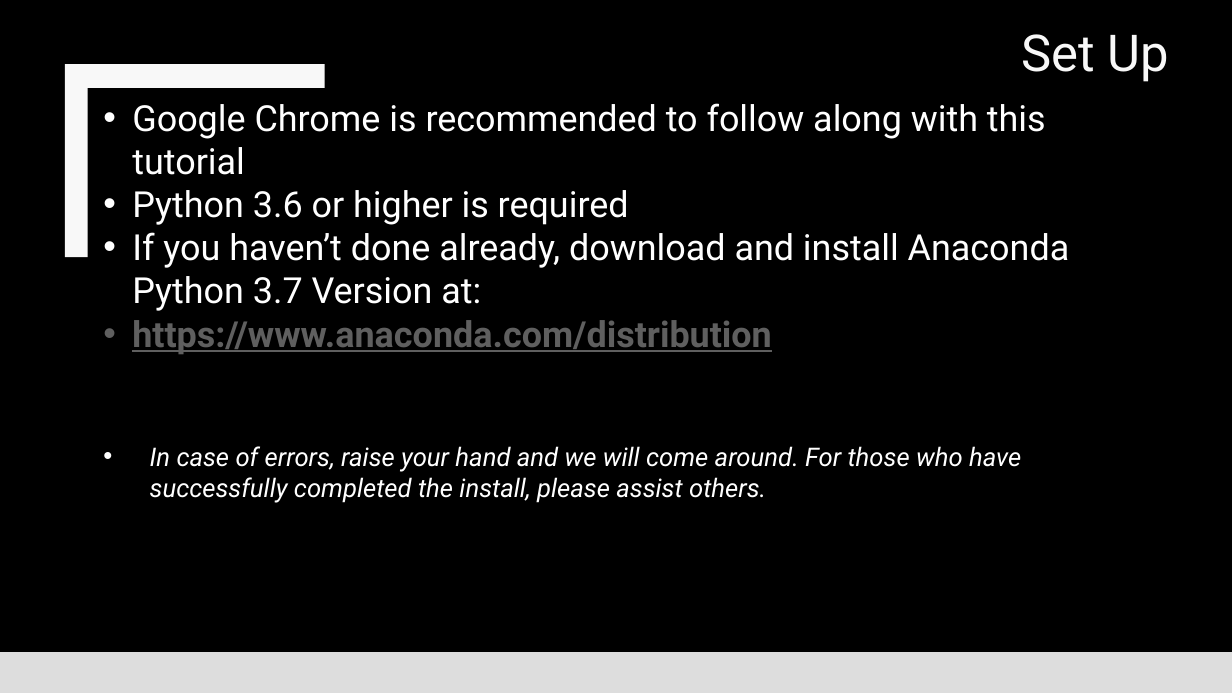
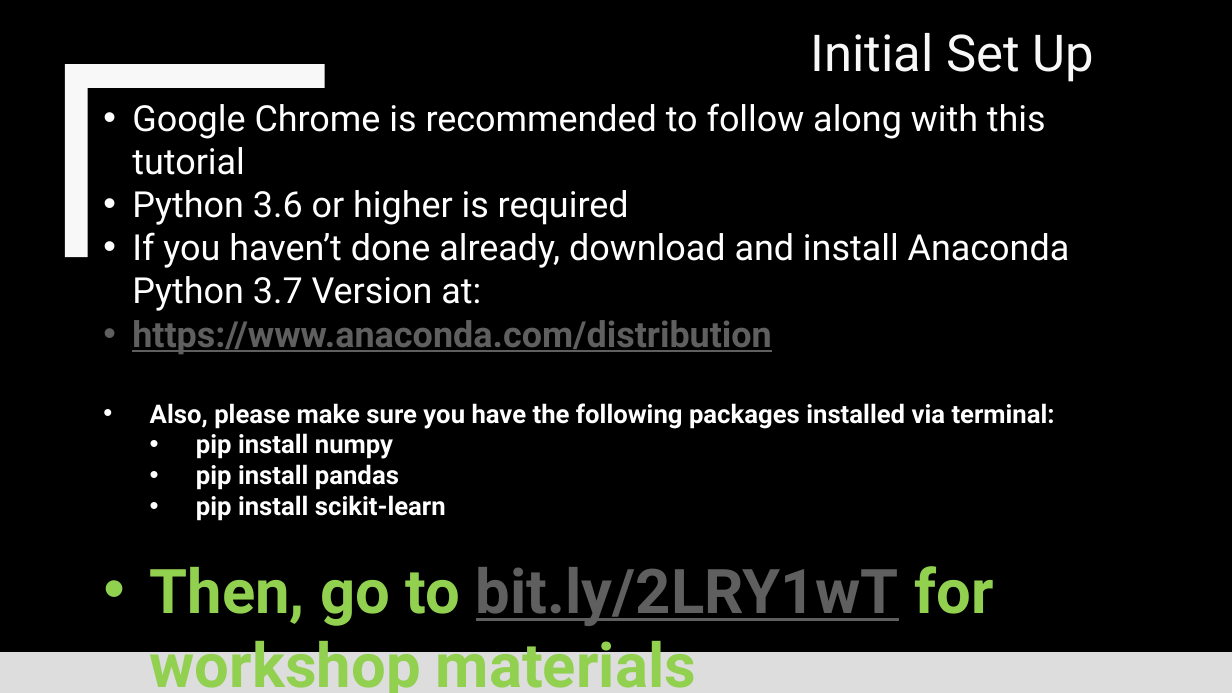
Before and after one commit to devkosal/python_intro_workshop, a slide deck: slide 2 of Intro to Python.pptx. Drawn at 1232x693 pixels with LibreOffice and Linux fonts; fonts in the diff are those of the drawing. Boxes give left, top, right and bottom in pixels: in the first picture for what was removed or moved away, otherwise in the second. Text is boxed around its words. In the diff, an @@ line names an element or a change of style, - is before the commit and + after.

Commit message:
updated ppt

```diff
--- a/Intro to Python.pptx
+++ b/Intro to Python.pptx
@@ title at (811, 33, 1094, 82): text changed @@
-Set Up
+Initial Set Up
@@ text at (150, 403, 1055, 693): text changed; bold on; italic off @@
-• In case of errors, raise your hand and we will come around. For those who have successfully completed the install, please assist others.
+• Also, please make sure you have the following packages installed via terminal:
+  • pip install numpy
+  • pip install pandas
+  • pip install scikit-learn
+• Then, go to bit.ly/2LRY1wT for workshop materials
```
Also in this commit, not shown: 3 other slides changed, 1 slide added, 3 other files.
